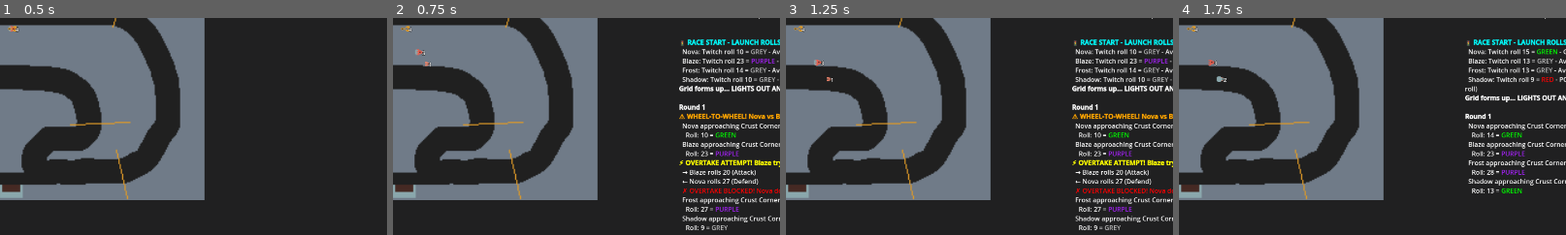
Above: before the commit, frames 1-4 (left to right).
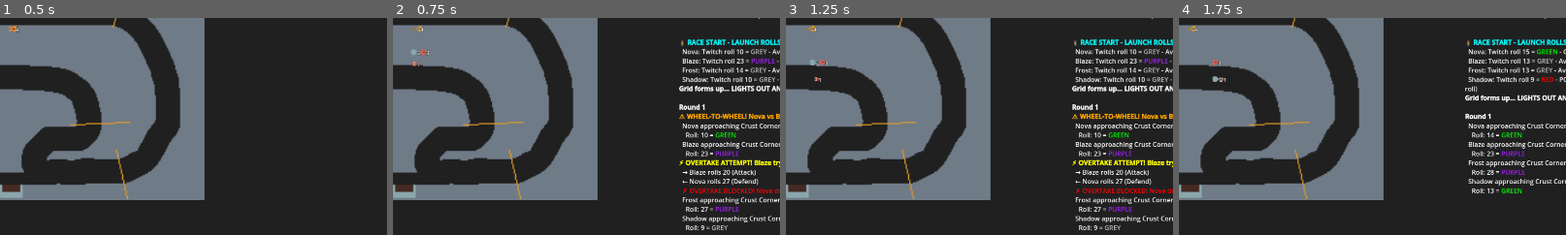
Above: after the commit, the same moments.

Repository: computersaucegames/nc
Game: Godot game, scene res://scenes/tests/RaceTestScene.tscn
Two runs of this game, one before a commit and one after it. Both use one fixed random seed, a clock stepped at 60 frames per second and the inputs below. The project has no main scene, so this scene is started directly.
Inputs:
- Up to frame 1 (0.5 s): no input
- Up to frame 2 (0.75 s): click "Start Race" at 0.5 s
- Up to frame 3 (1.25 s): no input
- Up to frame 4 (1.75 s): click "Start Race" at 1.25 s
The pictures show only the part of the screen within x 37-86%, y 15-65%; the shares and areas given below are measured in that part.

Frame 1 is identical in both runs. In frame 2, 0.3% of the frame differs, in the area x 2-10%, y 3-23%; in frame 3, 0.3%; in frame 4, 0.1%.

Commit message:
Add lateral offset for overlapping pilot pods
- Detect when pilots occupy the same space (within 2% of track progress)
- Group overlapping pilots and offset them sideways by 20px per pilot
- Center groups around the racing line (2 pilots: -10, +10; 3 pilots: -20, 0, +20)
- Reset offsets when pilots separate
- Use unique loop iterator names (pilot_idx, p_idx, pos_idx, group_idx, sect_idx, pt_idx)

When multiple pods are at the same position, they now spread out horizontally
so you can see all of them. Offsets are perpendicular to the racing line.

Example: 3 pods at same spot appear as:
←  pod1 (left)
═  pod2 (center)
→  pod3 (right)

Diff:
--- a/scripts/ui/CircuitDisplay.gd
+++ b/scripts/ui/CircuitDisplay.gd
@@ -24,6 +24,8 @@
 # Pilot icon scene to instantiate (can be customized)
 const PILOT_ICON_SIZE = 16
 const MOVEMENT_ANIMATION_DURATION = 0.3  # Seconds for smooth pod movement
+const OVERLAP_THRESHOLD = 0.02  # How close pilots need to be to count as overlapping (2% of track)
+const LATERAL_OFFSET_DISTANCE = 20.0  # Pixels to offset sideways when overlapping
 
 # Pod racer sprites for pilot icons
 const POD_SPRITES = [
@@ -74,8 +76,8 @@
 	var radius_y = 120
 	var points = 32
 
-	for i in range(points + 1):
-		var angle = (float(i) / points) * TAU
+	for pt_idx in range(points + 1):
+		var angle = (float(pt_idx) / points) * TAU
 		var point = center + Vector2(
 			cos(angle) * radius_x,
 			sin(angle) * radius_y
@@ -93,19 +95,19 @@
 	pilot_tweens.clear()
 
 	# Create a PathFollow2D for each pilot
-	for i in range(pilot_data.size()):
-		var pilot = pilot_data[i]
+	for p_idx in range(pilot_data.size()):
+		var pilot = pilot_data[p_idx]
 		var path_follow = PathFollow2D.new()
 		path_follow.rotates = false  # Keep icons upright
 		path_follow.loop = true
 
 		# Create visual marker (pod racer sprite)
-		var icon = _create_pilot_icon(i, pilot.get("name", "Pilot %d" % i))
+		var icon = _create_pilot_icon(p_idx, pilot.get("name", "Pilot %d" % p_idx))
 		path_follow.add_child(icon)
 
 		track_path.add_child(path_follow)
-		pilot_markers[i] = path_follow
-		print("DEBUG: Created marker for pilot %d (%s)" % [i, pilot.get("name", "Unknown")])
+		pilot_markers[p_idx] = path_follow
+		print("DEBUG: Created marker for pilot %d (%s)" % [p_idx, pilot.get("name", "Unknown")])
 
 ## Create a pod racer sprite icon for a pilot
 func _create_pilot_icon(pilot_index: int, pilot_name: String) -> Node2D:
@@ -178,23 +180,27 @@
 
 ## Update all pilots from an array of PilotState objects
 func update_all_pilots(pilots: Array):
-	for i in range(pilots.size()):
-		var pilot = pilots[i]
+	# First, update all pilot positions
+	for pilot_idx in range(pilots.size()):
+		var pilot = pilots[pilot_idx]
 		update_pilot_position(
-			i,
+			pilot_idx,
 			pilot.current_lap,
 			pilot.current_sector,
 			pilot.gap_in_sector
 		)
 
+	# Then, apply lateral offsets for overlapping pilots
+	_apply_overlap_offsets()
+
 ## Calculate the total gap position from start of circuit
 func _calculate_total_gap_position(sector_index: int, gap_in_sector: int) -> int:
 	var total_gap = 0
 
 	# Add up all previous sectors
-	for i in range(sector_index):
-		if i < circuit.sectors.size():
-			total_gap += circuit.sectors[i].length_in_gap
+	for sect_idx in range(sector_index):
+		if sect_idx < circuit.sectors.size():
+			total_gap += circuit.sectors[sect_idx].length_in_gap
 
 	# Add current position in sector
 	total_gap += gap_in_sector
@@ -205,3 +211,65 @@
 func get_sector_start_ratio(sector_index: int) -> float:
 	var gap_position = _calculate_total_gap_position(sector_index, 0)
 	return float(gap_position) / float(total_circuit_length)
+
+## Detect overlapping pilots and apply lateral offsets
+func _apply_overlap_offsets():
+	var pilot_positions = []
+
+	# Collect all pilot positions
+	for pilot_id in pilot_markers.keys():
+		var path_follow = pilot_markers[pilot_id]
+		pilot_positions.append({
+			"id": pilot_id,
+			"progress": path_follow.progress_ratio,
+			"marker": path_follow
+		})
+
+	# Sort by progress
+	pilot_positions.sort_custom(func(a, b): return a.progress < b.progress)
+
+	# Detect groups of overlapping pilots
+	var groups = []
+	var current_group = []
+
+	for pos_idx in range(pilot_positions.size()):
+		if current_group.is_empty():
+			current_group.append(pilot_positions[pos_idx])
+		else:
+			var last_pilot = current_group[-1]
+			if abs(pilot_positions[pos_idx].progress - last_pilot.progress) < OVERLAP_THRESHOLD:
+				# Overlapping - add to current group
+				current_group.append(pilot_positions[pos_idx])
+			else:
+				# Not overlapping - finish current group and start new one
+				if current_group.size() > 1:
+					groups.append(current_group)
+				current_group = [pilot_positions[pos_idx]]
+
+	# Don't forget the last group
+	if current_group.size() > 1:
+		groups.append(current_group)
+
+	# Reset all offsets first
+	for pilot_id in pilot_markers.keys():
+		var icon = pilot_markers[pilot_id].get_child(0)
+		if icon:
+			icon.position.x = 0
+
+	# Apply offsets to overlapping groups
+	for group in groups:
+		var num_pilots = group.size()
+		for group_idx in range(num_pilots):
+			var offset = _calculate_lateral_offset(group_idx, num_pilots)
+			var icon = group[group_idx].marker.get_child(0)
+			if icon:
+				icon.position.x = offset
+
+## Calculate lateral offset for pilot in overlapping group
+func _calculate_lateral_offset(index: int, total: int) -> float:
+	# Center the group around 0
+	# For 2 pilots: -10, +10
+	# For 3 pilots: -20, 0, +20
+	# For 4 pilots: -30, -10, +10, +30
+	var half_width = (total - 1) * LATERAL_OFFSET_DISTANCE / 2.0
+	return (index * LATERAL_OFFSET_DISTANCE) - half_width
